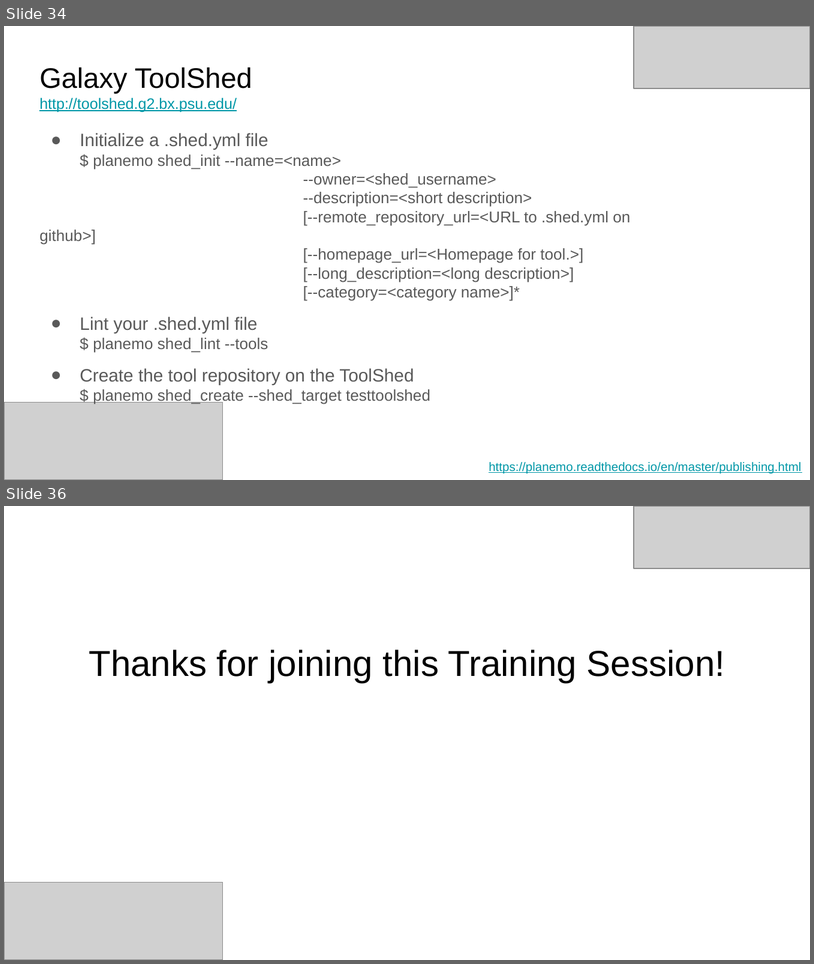
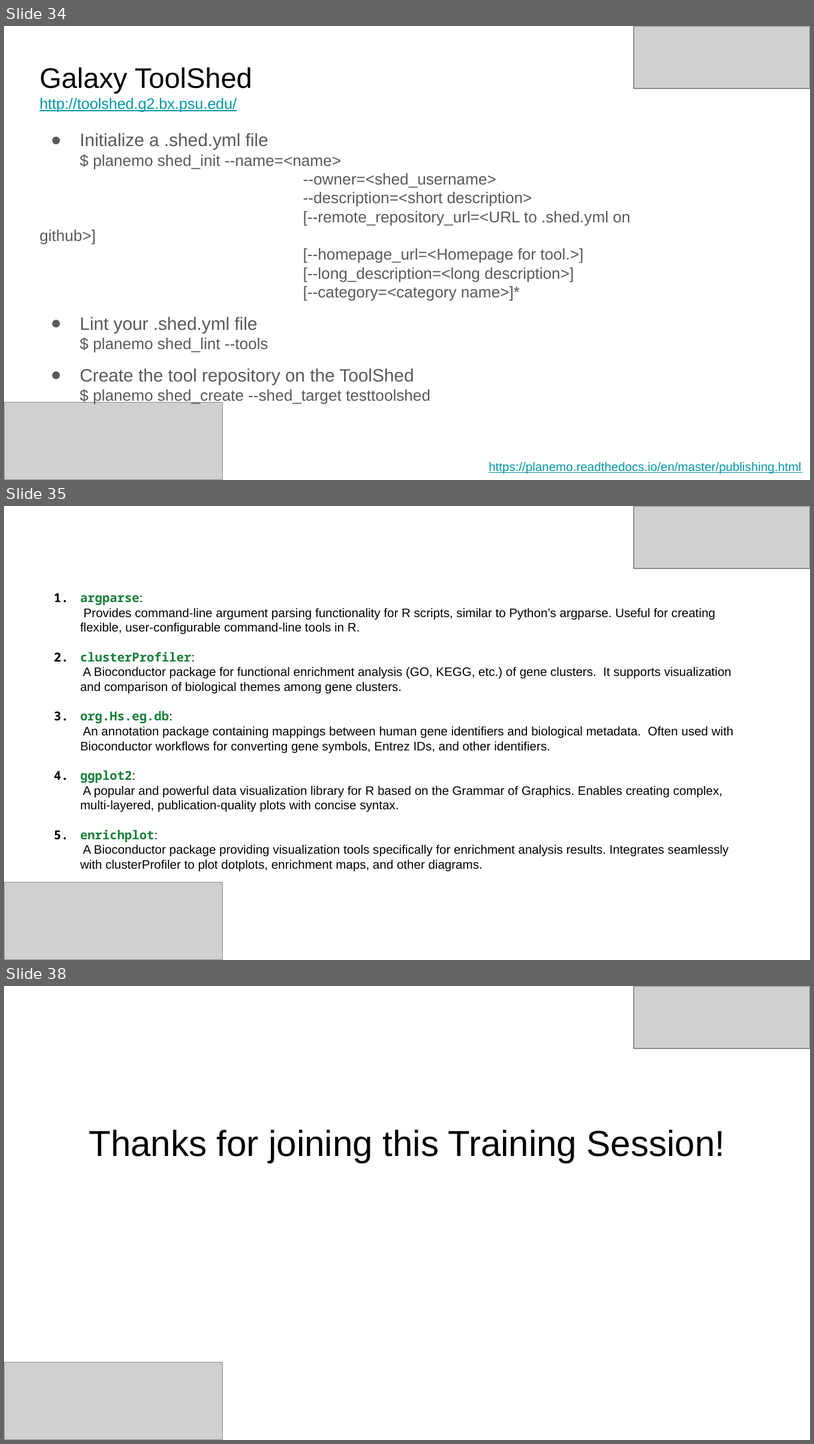
Before and after one commit to cumbof/gbcc25_training_session, a slide deck: Deck.pptx. Shown one above the other, each under a label of ours: slides 34 and 36 before the commit, slides 34, 35 and 38 after it; the slides between them are not shown. The pictures are 814x964 and 814x1444 pixels, drawn with LibreOffice and Linux fonts; fonts in the diff are those of the drawing; grey boxes stand for pictures. Boxes give left, top, right and bottom in pixels: in the first picture for what was removed or moved away, otherwise in the second. Text is boxed around its words. In the diff, an @@ line names an element or a change of style, - is before the commit and + after.

```diff
--- a/Deck.pptx
+++ b/Deck.pptx
@@ slide 35 added at (4,506,810,960), background #FFFFFF @@
@@ picture added at (634,506,810,568) @@
@@ text added at (80,595,734,871), 11 pt, text #000000 @@
+1. argparse:
+   Provides command-line argument parsing functionality for R scripts, similar to Python’s argparse. Useful for creating flexible, user-configurable command-line tools in R.
+2. clusterProfiler:
+   A Bioconductor package for functional enrichment analysis (GO, KEGG, etc.) of gene clusters. It supports visualization and comparison of biological themes among gene clusters.
+3. org.Hs.eg.db:
+   An annotation package containing mappings between human gene identifiers and biological metadata. Often used with Bioconductor workflows for converting gene symbols, Entrez IDs, and other identifiers.
+4. ggplot2:
+   A popular and powerful data visualization library for R based on the Grammar of Graphics. Enables creating complex, multi-layered, publication-quality plots with concise syntax.
+5. enrichplot:
+   A Bioconductor package providing visualization tools specifically for enrichment analysis results. Integrates seamlessly with clusterProfiler to plot dotplots, enrichment maps, and other diagrams.
@@ picture added at (4,882,224,959) @@
@@ what was slide 36 is now slide 38 @@
```
Also in this commit, not shown: 3 slides changed, 1 other slide added.
